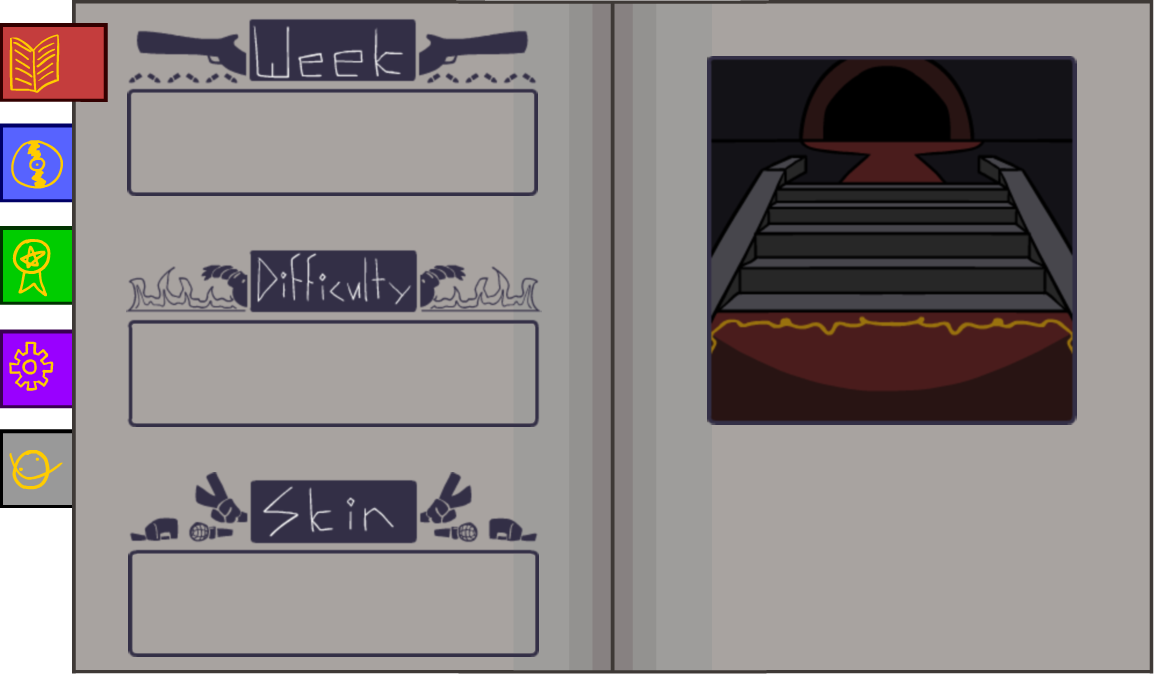
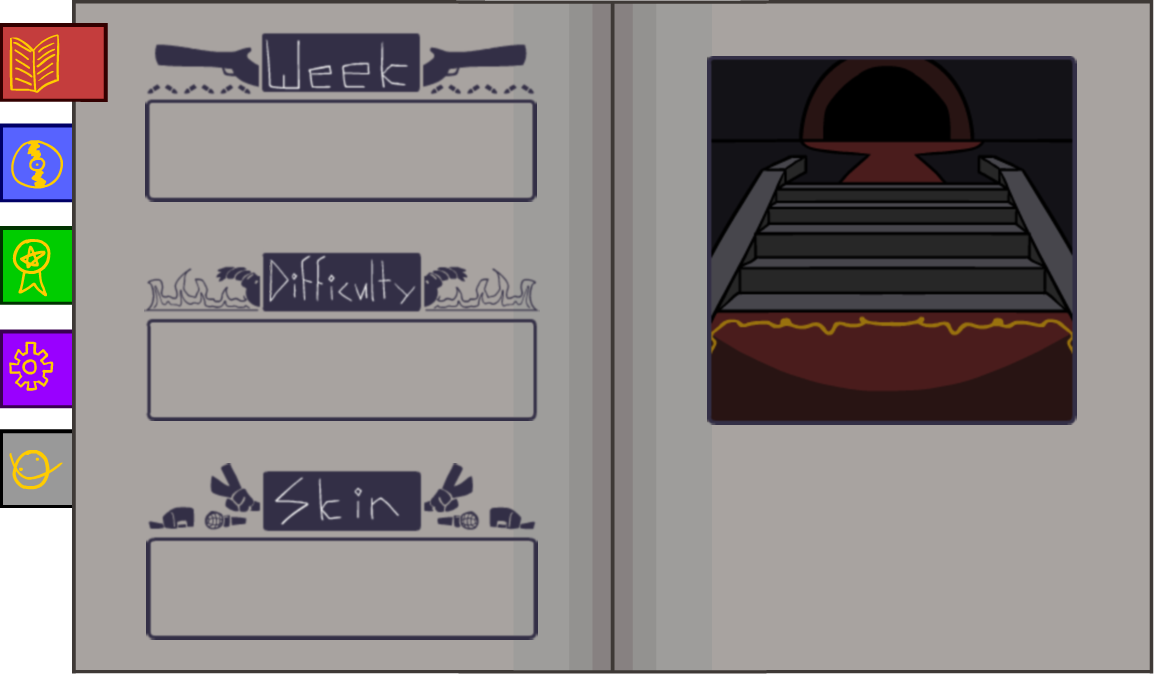
The second w=1154, h=674 image is a revision of the first. Changes to its layers:
painted on "week" over [127, 18, 538, 256]
painted on "Difficulty_Box.png" over [126, 192, 542, 427]
painted on "Skin_Box.png" over [128, 463, 539, 657]
painted on "background" over [126, 18, 542, 657]
